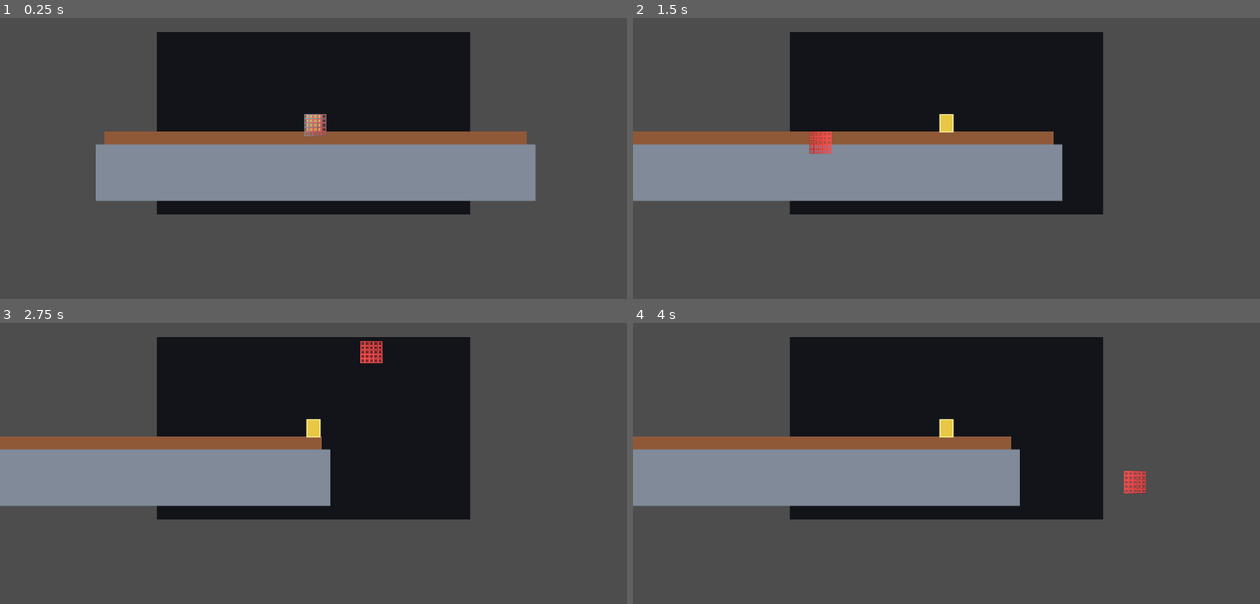
Above: before the commit, frames 1-4 (two rows, left to right).
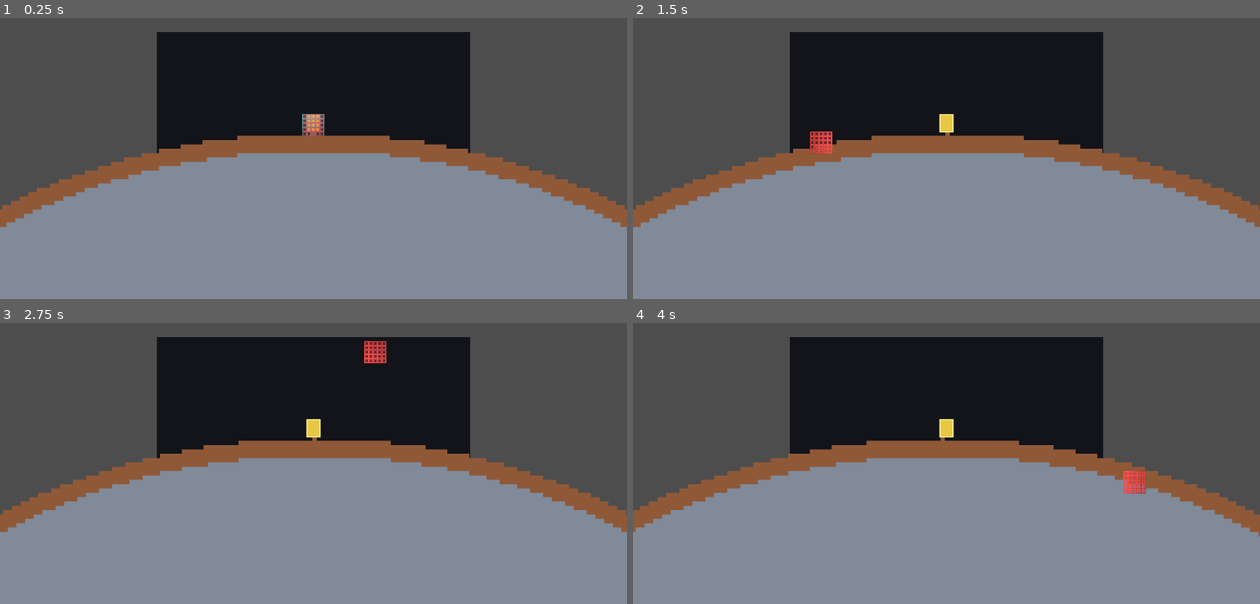
Above: after the commit, the same moments.

Repository: BlissDnD/entitygame
Game: Godot game, scene res://scenes/world/world_scene.tscn
The game is run twice, just before and just after one commit, with the same random seed, the same clock (stepped at 60 frames per second) and the same inputs. This scene is started directly instead of the project's main scene.
Inputs (mouse positions are in pixels of both pictures, inside the frame that each line leads up to):
- Up to frame 1 (0.25 s): no input
- Up to frame 2 (1.5 s): tap Enter at 0.5 s; move the mouse to (1084, 105) at 0.52 s; hold D (move_right) 0.53-1.28 s; click (1084, 105) at 0.67 s; move the mouse to (821, 141) at 1.27 s; hold S (move_down) from 1.28 s (still down)
- Up to frame 3 (2.75 s): tap Space at 2 s; move the mouse to (376, 351) at 2.02 s; release S (move_down) at 2.03 s; hold D (move_right) from 2.03 s (still down)
- Up to frame 4 (4 s): move the mouse to (915, 497) at 2.77 s; release D (move_right) at 2.78 s; hold W (move_up) 2.78-3.53 s; click (915, 497) at 2.92 s; move the mouse to (1134, 480) at 3.52 s; hold A (move_left) from 3.53 s (still down)

The runs differ from the first frame. In frame 1, 44% of the frame differs, in the area x 0-100%, y 33-100%; in frame 2, 47%; in frame 3, 49%, in the area x 0-100%, y 6-100%; in frame 4, 47%.

Commit message:
feat: implement inventory and terrain placement systems

Diff:
--- a/scenes/world/world_scene.gd
+++ b/scenes/world/world_scene.gd
@@ -52,6 +52,7 @@
 func _ready() -> void:
 	debug_settings.apply_tool_profile(active_tool_profile)
 	_generate_test_terrain()
+	player_world_position = _get_planet_surface_spawn_position()
 	_set_console_visible(false)
 	_update_godmode_visibility()
 	_update_hover_state()
@@ -157,15 +158,25 @@
 func _update_player(delta: float) -> bool:
 	var previous_position: Vector2 = player_world_position
 	var input_axis: float = Input.get_axis("move_left", "move_right")
-
-	player_velocity.x = input_axis * GameplayTuningClass.PLAYER_MOVE_SPEED
-	player_velocity.y += GameplayTuningClass.PLAYER_GRAVITY * delta
+	var player_center: Vector2 = _get_player_center_world()
+	var gravity_direction: Vector2 = _get_gravity_direction(player_center)
+	var tangent_direction: Vector2 = Vector2(-gravity_direction.y, gravity_direction.x)
+	var radial_speed: float = player_velocity.dot(gravity_direction)
+
+	radial_speed += GameplayTuningClass.PLAYER_GRAVITY * delta
 
 	if Input.is_action_just_pressed("move_up") and _is_player_on_floor():
-		player_velocity.y = GameplayTuningClass.PLAYER_JUMP_VELOCITY
-
-	_move_player_axis(player_velocity.x * delta, true)
-	_move_player_axis(player_velocity.y * delta, false)
+		radial_speed = GameplayTuningClass.PLAYER_JUMP_VELOCITY
+
+	player_velocity = tangent_direction * (input_axis * GameplayTuningClass.PLAYER_MOVE_SPEED)
+	player_velocity += gravity_direction * radial_speed
+	_move_player(player_velocity * delta)
+
+	if _is_player_on_floor():
+		var ground_gravity_direction: Vector2 = _get_gravity_direction(_get_player_center_world())
+		var inward_speed: float = player_velocity.dot(ground_gravity_direction)
+		if inward_speed > 0.0:
+			player_velocity -= ground_gravity_direction * inward_speed
 
 	return player_world_position != previous_position
 
@@ -523,28 +534,21 @@
 		draw_string(font, player_label_position + Vector2(0, -14), inspect_text, HORIZONTAL_ALIGNMENT_LEFT, -1.0, font_size, Color(1.0, 0.9, 0.65, 1.0))
 
 
-func _move_player_axis(motion: float, is_horizontal: bool) -> void:
-	var remaining_motion: float = motion
-	var step_direction: float = signf(remaining_motion)
-
-	while absf(remaining_motion) > 0.0:
-		var step_size: float = minf(absf(remaining_motion), 1.0) * step_direction
-		var next_position: Vector2 = player_world_position
-
-		if is_horizontal:
-			next_position.x += step_size
-		else:
-			next_position.y += step_size
+func _move_player(motion: Vector2) -> void:
+	var remaining_motion: Vector2 = motion
+	var remaining_distance: float = remaining_motion.length()
+
+	while remaining_distance > 0.0:
+		var step_distance: float = minf(remaining_distance, 1.0)
+		var step_motion: Vector2 = remaining_motion.normalized() * step_distance
+		var next_position: Vector2 = player_world_position + step_motion
 
 		if _player_collides_at(next_position):
-			if is_horizontal:
-				player_velocity.x = 0.0
-			else:
-				player_velocity.y = 0.0
 			return
 
 		player_world_position = next_position
-		remaining_motion -= step_size
+		remaining_motion -= step_motion
+		remaining_distance = remaining_motion.length()
 
 
 func _player_collides_at(test_position: Vector2) -> bool:
@@ -561,15 +565,26 @@
 
 
 func _is_player_on_floor() -> bool:
-	return _player_collides_at(player_world_position + Vector2(0.0, 1.0))
+	var gravity_direction: Vector2 = _get_gravity_direction(_get_player_center_world())
+	return _player_collides_at(player_world_position + gravity_direction)
 
 
 func _snap_player_to_ground() -> void:
-	while not _is_player_on_floor():
-		player_world_position.y += 1.0
-
-	while _player_collides_at(player_world_position):
-		player_world_position.y -= 1.0
+	var gravity_direction: Vector2 = _get_gravity_direction(_get_player_center_world())
+	var guard_limit: int = 4096
+	var guard_steps: int = 0
+
+	while not _is_player_on_floor() and guard_steps < guard_limit:
+		player_world_position += gravity_direction
+		guard_steps += 1
+		gravity_direction = _get_gravity_direction(_get_player_center_world())
+
+	guard_steps = 0
+	gravity_direction = _get_gravity_direction(_get_player_center_world())
+	while _player_collides_at(player_world_position) and guard_steps < guard_limit:
+		player_world_position -= gravity_direction
+		guard_steps += 1
+		gravity_direction = _get_gravity_direction(_get_player_center_world())
 
 
 func _generate_test_terrain() -> void:
@@ -578,14 +593,26 @@
 	material_drop_data.clear()
 	inventory_data.clear()
 	_refresh_godmode_ui()
-
-	for x in range(-GameplayTuningClass.SURFACE_HALF_WIDTH_CELLS, GameplayTuningClass.SURFACE_HALF_WIDTH_CELLS + 1):
-		for y in range(GameplayTuningClass.SURFACE_START_DEPTH, GameplayTuningClass.SURFACE_START_DEPTH + GameplayTuningClass.SURFACE_DEPTH):
-			world_data.set_cell(Vector2i(x, y), WorldConstantsClass.CellType.DIRT)
-
-	for x in range(-GameplayTuningClass.STONE_HALF_WIDTH_CELLS, GameplayTuningClass.STONE_HALF_WIDTH_CELLS + 1):
-		for y in range(GameplayTuningClass.STONE_LAYER_START_DEPTH, GameplayTuningClass.STONE_LAYER_END_DEPTH + 1):
-			world_data.set_cell(Vector2i(x, y), WorldConstantsClass.CellType.STONE)
+	var center_cell: Vector2i = GameplayTuningClass.PLANET_CENTER_CELL
+	var outer_radius: int = GameplayTuningClass.PLANET_RADIUS_CELLS
+	var dirt_depth: int = GameplayTuningClass.PLANET_DIRT_DEPTH_CELLS
+	var outer_radius_sq: int = outer_radius * outer_radius
+	var dirt_inner_radius: int = maxi(outer_radius - dirt_depth, 0)
+	var dirt_inner_radius_sq: int = dirt_inner_radius * dirt_inner_radius
+
+	for cell_x in range(center_cell.x - outer_radius, center_cell.x + outer_radius + 1):
+		for cell_y in range(center_cell.y - outer_radius, center_cell.y + outer_radius + 1):
+			var local_x: int = cell_x - center_cell.x
+			var local_y: int = cell_y - center_cell.y
+			var distance_sq: int = (local_x * local_x) + (local_y * local_y)
+
+			if distance_sq > outer_radius_sq:
+				continue
+
+			if distance_sq >= dirt_inner_radius_sq:
+				world_data.set_cell(Vector2i(cell_x, cell_y), WorldConstantsClass.CellType.DIRT)
+			else:
+				world_data.set_cell(Vector2i(cell_x, cell_y), WorldConstantsClass.CellType.STONE)
 
 
 func _get_view_origin_world() -> Vector2:
@@ -594,6 +621,25 @@
 		(GameplayTuningClass.CAMERA_VIEW_CELLS_X * cell_size.x) * 0.5,
 		(GameplayTuningClass.CAMERA_VIEW_CELLS_Y * cell_size.y) * 0.5
 	)
+
+
+func _get_planet_center_world() -> Vector2:
+	return _get_cell_center_world(GameplayTuningClass.PLANET_CENTER_CELL)
+
+
+func _get_gravity_direction(world_position: Vector2) -> Vector2:
+	var gravity_vector: Vector2 = _get_planet_center_world() - world_position
+	if gravity_vector == Vector2.ZERO:
+		return Vector2.DOWN
+
+	return gravity_vector.normalized()
+
+
+func _get_planet_surface_spawn_position() -> Vector2:
+	var player_size: Vector2 = _get_world_size_from_cells(GameplayTuningClass.PLAYER_SIZE_CELLS)
+	var center_world: Vector2 = _get_planet_center_world()
+	var spawn_center: Vector2 = center_world + Vector2(0.0, -GameplayTuningClass.PLANET_RADIUS_CELLS * WorldConstantsClass.CELL_SIZE.y)
+	return spawn_center - (player_size * 0.5)
 
 
 func _get_preview_cells() -> Array[Vector2i]:
--- a/systems/config/gameplay_tuning.gd
+++ b/systems/config/gameplay_tuning.gd
@@ -81,6 +81,19 @@
 # Used by: `world_scene.gd`.
 const DEFAULT_SELECTED_MATERIAL: int = WorldConstantsClass.CellType.DIRT
 
+# Logical center of the prototype planet.
+# Used by: `world_scene.gd`.
+const PLANET_CENTER_CELL: Vector2i = Vector2i(0, 180)
+
+# Outer radius of the prototype planet in logical cells.
+# Larger values make the visible horizon feel flatter.
+# Used by: `world_scene.gd`.
+const PLANET_RADIUS_CELLS: int = 160
+
+# Thickness of the dirt shell on the planet surface in logical cells.
+# Used by: `world_scene.gd`.
+const PLANET_DIRT_DEPTH_CELLS: int = 4
+
 
 # Movement
 # Prototype player size in logical cells.
